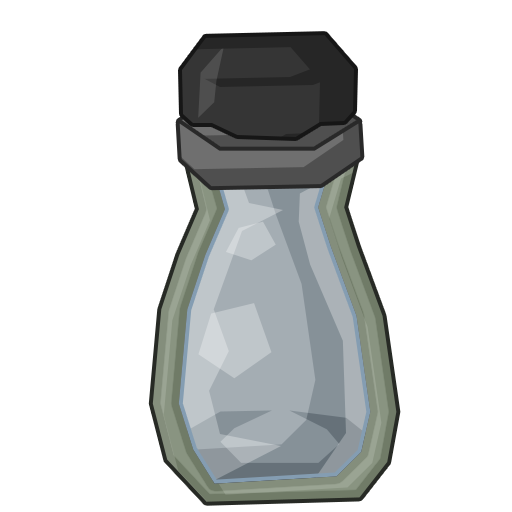
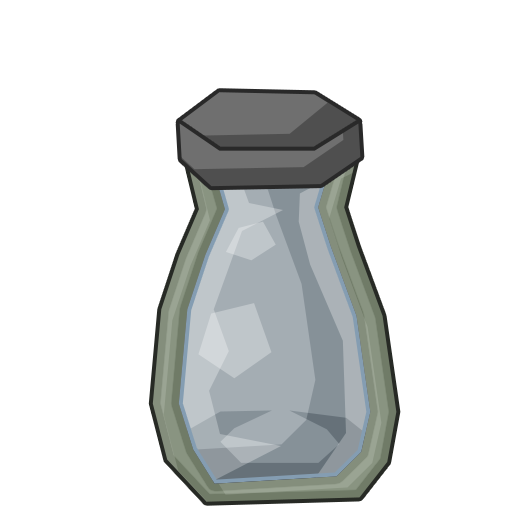
Before/after of a w=512, h=512 layered artwork. What changed in the layer stack:
hid "Forme 403" over [182, 35, 354, 137]
